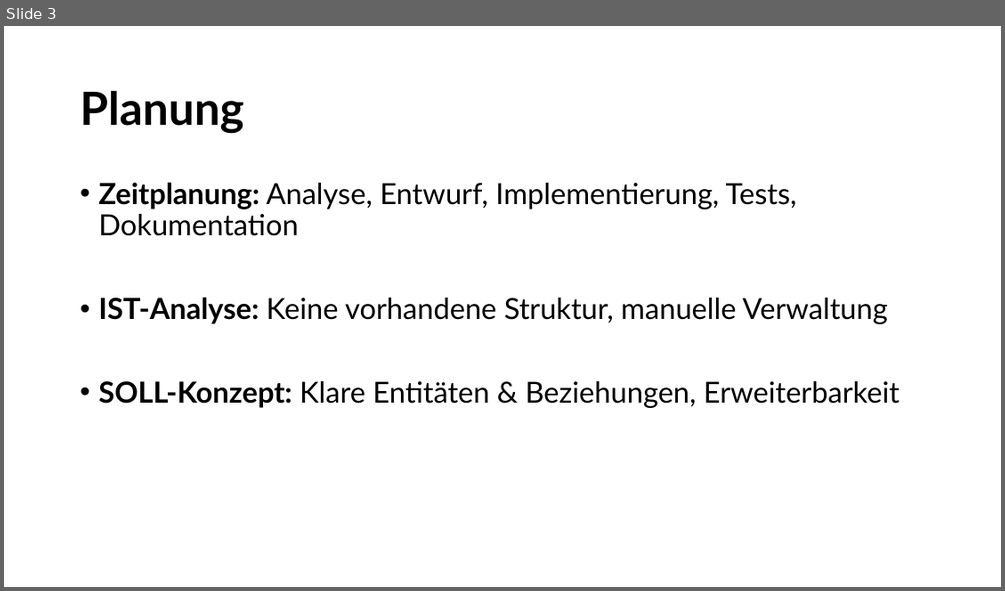
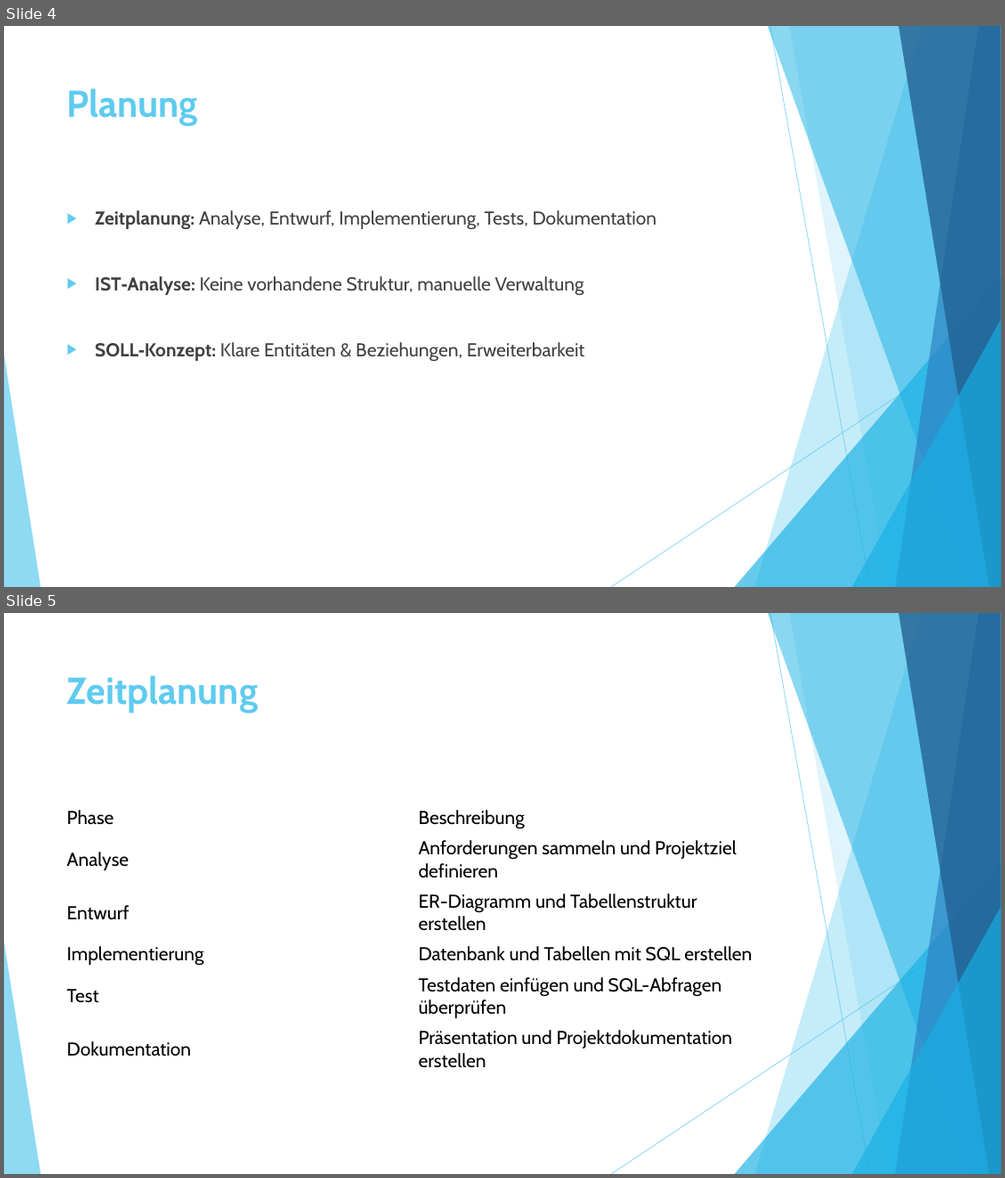
Before and after one commit to MaryGh20/Budgetverwaltungsssystem1, a slide deck: Doc/vorschlag1.pptx. Shown one above the other, each under a label of ours: slide 3 before the commit, slides 4 and 5 after it. The pictures are 1005x591 and 1005x1178 pixels, drawn with LibreOffice and Linux fonts; fonts in the diff are those of the drawing. Boxes give left, top, right and bottom in pixels: in the first picture for what was removed or moved away, otherwise in the second. Text is boxed around its words. In the diff, an @@ line names an element or a change of style, - is before the commit and + after.

```diff
--- a/Doc/vorschlag1.pptx
+++ b/Doc/vorschlag1.pptx
@@ slide 5 added at bbox=[4, 613, 1001, 1174], background #FFFFFF; not listed: 10 template elements that a slide beside it also shows @@
@@ title added at bbox=[67, 675, 259, 713], 36 pt, text #5FCBEF, bold @@
+Zeitplanung
@@ table added at bbox=[59, 803, 762, 1094], 6 rows, 2 columns @@
+Phase | Beschreibung
+Analyse | Anforderungen sammeln und Projektziel definieren
+Entwurf | ER-Diagramm und Tabellenstruktur erstellen
+Implementierung | Datenbank und Tabellen mit SQL erstellen
+Test | Testdaten einfügen und SQL-Abfragen überprüfen
+Dokumentation | Präsentation und Projektdokumentation erstellen
@@ what was slide 3 is now slide 4 @@
@@ slide 4 changed as well @@
@@ title "Planung": place and size @@
-title "Planung" at bbox=[80, 91, 243, 133]
+title "Planung" at bbox=[67, 88, 198, 126]
@@ title "Planung" at bbox=[67, 88, 198, 126]: size 44 to 36 pt, font Lato to Cabin, text colour #000000 to #5FCBEF; line spacing 0.9 to 1; vertical alignment middle to top @@
@@ text "Zeitplanung: Analyse, Entwurf, Implementierung, Tests, ...": place and size @@
-text "Zeitplanung: Analyse, Entwurf, Implementierung, Tests, ..." at bbox=[98, 182, 899, 408]
+text "Zeitplanung: Analyse, Entwurf, Implementierung, Tests, ..." at bbox=[95, 210, 657, 361]
@@ text "Zeitplanung: Analyse, Entwurf, Implementierung, Tests, ..." at bbox=[95, 210, 657, 361]: size 28 to 18 pt, font Lato to Cabin, text colour #000000 to #404040; bullet • to ▶; line spacing 0.9 to 1 @@
@@ group added at bbox=[4, 26, 1001, 587]: 5 freeform shapes, 3 triangles, 2 lines @@
```
Also in this commit, not shown: 6 other slides changed, 7 other slides added, 2 slides removed.
